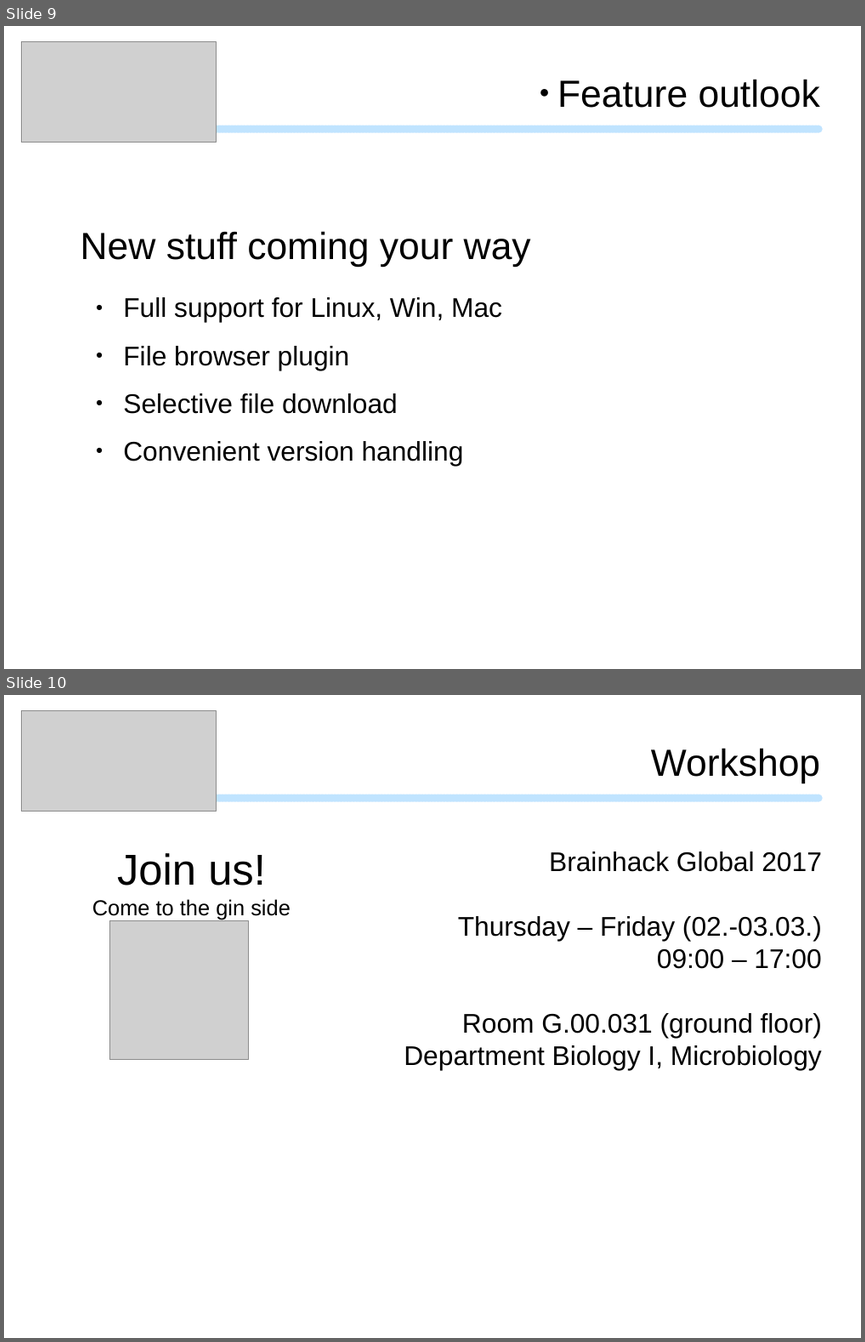
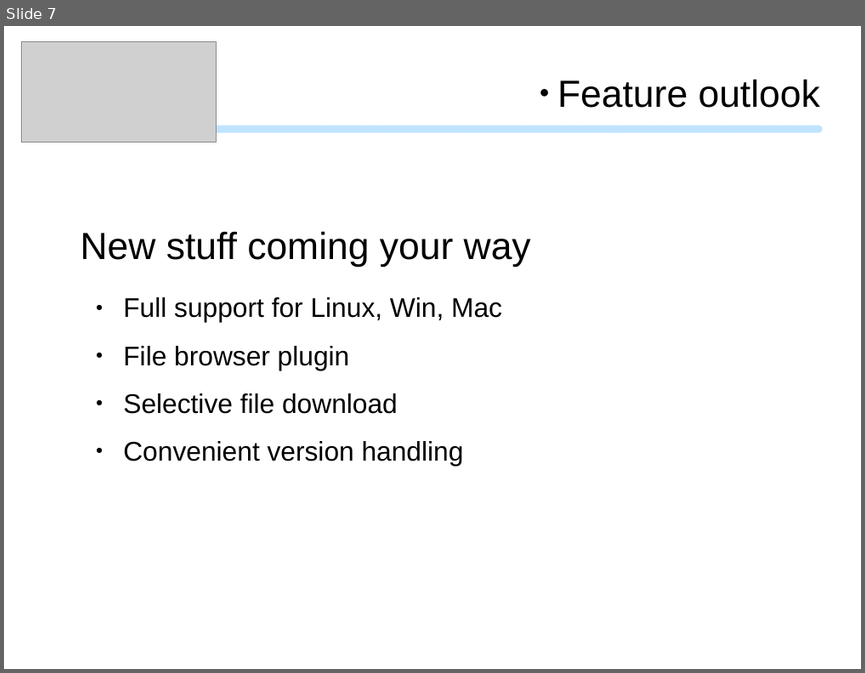
Before and after one commit to mpsonntag/prespost, a slide deck: 201911b_CNS_Seminar/CNS_Seminar_template.odp. Shown one above the other, each under a label of ours: slides 9 and 10 before the commit, slide 7 after it. The pictures are 865x1342 and 865x673 pixels, drawn with LibreOffice and Linux fonts; fonts in the diff are those of the drawing; grey boxes stand for pictures; background and template pictures are left out. Boxes give left, top, right and bottom in pixels: in the first picture for what was removed or moved away, otherwise in the second. Text is boxed around its words. In the diff, an @@ line names an element or a change of style, - is before the commit and + after.

```diff
--- a/201911b_CNS_Seminar/CNS_Seminar_template.odp
+++ b/201911b_CNS_Seminar/CNS_Seminar_template.odp
@@ slide 10 removed at (4,695,861,1338), background #FFFFFF; not listed: 1 template element that a slide beside it also shows @@
@@ picture removed at (21,710,216,811) @@
@@ text removed at (651,748,820,783) @@
-Workshop
@@ text removed at (92,853,290,919) @@
-Join us!
-Come to the gin side
@@ text removed at (404,851,822,1070) @@
-Brainhack Global 2017
-Thursday – Friday (02.-03.03.)
-09:00 – 17:00
-Room G.00.031 (ground floor)
-Department Biology I, Microbiology
@@ picture removed at (109,920,248,1059) @@
@@ what was slide 9 is now slide 7 @@
```
Also in this commit, not shown: 5 slides changed, 1 slide added, 4 other slides removed, 3 other files.
